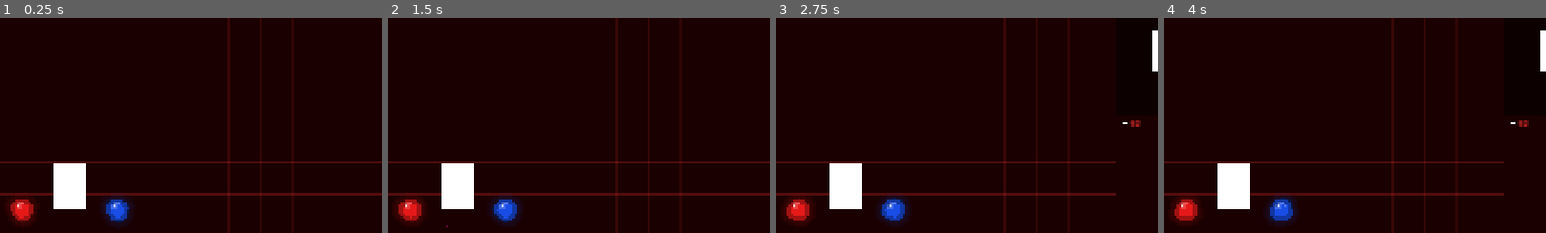
Above: before the commit, frames 1-4 (left to right).
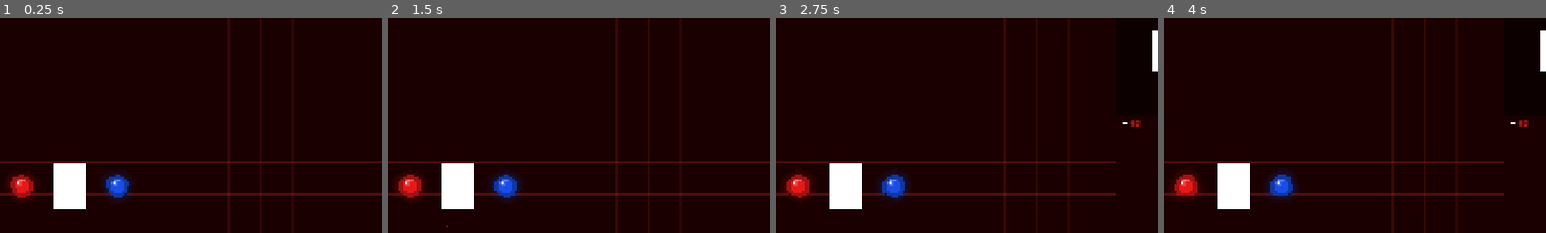
Above: after the commit, the same moments.

Repository: chalie-chariot/velmire
Game: Godot game, scene res://scenes/Main.tscn
Two runs of this game, one before a commit and one after it. Both use one fixed random seed, a clock stepped at 60 frames per second and the inputs below.
Inputs (mouse positions are % of the whole screen's width and height, from its top left):
- Up to frame 1 (0.25 s): no input
- Up to frame 2 (1.5 s): tap Enter at 0.5 s; move the mouse to (72, 45) at 0.52 s; hold Shift 0.53-1.25 s; click (72, 45) at 0.67 s; tap Space at 1.25 s; drag from (30, 55) to (45, 70) at 1.27 s
- Up to frame 3 (2.75 s): tap Enter at 2 s; move the mouse to (60, 28) at 2.02 s; tap E at 2.1 s; click (60, 28) at 2.17 s
- Up to frame 4 (4 s): tap Space at 2.75 s; drag from (45, 70) to (20, 35) at 2.77 s; tap Enter at 3.5 s; move the mouse to (80, 65) at 3.52 s; hold Shift from 3.53 s (still down); click (80, 65) at 3.67 s
The pictures show only the part of the screen within x 41-91%, y 11-61%; the shares and areas given below are measured in that part.

The runs differ from the first frame. In frame 1, 2.5% of the frame differs, in the area x 2-35%, y 72-97%; in frame 2, 2.6%; in frame 3, 2.6%, in the area x 2-35%, y 72-96%; in frame 4, 2.6%.

Commit message:
정위치

Diff:
--- a/velmire/scenes/Main.tscn
+++ b/velmire/scenes/Main.tscn
@@ -132,12 +132,8 @@
 layer = 1
 
 [node name="TopBar" type="Panel" parent="CanvasLayer"]
-layout_mode = 3
-anchors_preset = 0
-anchor_left = 0.0
-anchor_top = 0.0
-anchor_right = 0.0
-anchor_bottom = 0.0
+layout_mode = 1
+anchors_preset = 0
 offset_left = 0.0
 offset_top = 0.0
 offset_right = 1920.0
@@ -211,12 +207,8 @@
 color = Color(1, 1, 1, 1)
 
 [node name="CoffinHPBar" type="Control" parent="CanvasLayer"]
-layout_mode = 0
-anchors_preset = 0
-anchor_left = 0.0
-anchor_top = 0.0
-anchor_right = 0.0
-anchor_bottom = 0.0
+layout_mode = 1
+anchors_preset = 0
 offset_left = 360.0
 offset_top = 864.0
 offset_right = 1560.0
--- a/velmire/scripts/CoffinParticles.gd
+++ b/velmire/scripts/CoffinParticles.gd
@@ -15,7 +15,7 @@
 	# 관 위치 동기화
 	var coffin = get_tree().get_first_node_in_group("coffin")
 	if coffin:
-		_center = coffin.global_position + coffin.size / 2
+		_center = coffin.position + coffin.size / 2
 		position = _center
 
 	_spawn_timer += delta
--- a/velmire/scripts/Main.gd
+++ b/velmire/scripts/Main.gd
@@ -35,6 +35,7 @@
 var _is_game_over: bool = false
 var _shake_intensity: float = 0.0
 var _shake_duration: float = 0.0
+var _shake_offset: Vector2 = Vector2.ZERO
 var _vignette_tween: Tween
 var _node_slots: Array = [
 	{"id": "absorb", "type": "흡혈", "color": Color(0.9, 0.1, 0.1), "cost": 10},
@@ -64,7 +65,7 @@
 	add_to_group("main")
 	process_mode = Node.PROCESS_MODE_ALWAYS
 	print("Main 시작")
-	var coffin_center: Vector2 = _coffin_rect.global_position + _coffin_rect.size / 2
+	var coffin_center: Vector2 = _coffin_rect.position + _coffin_rect.size / 2
 	$EntityLayer/HeartPulse.setup(coffin_center)
 	var coffin_particles: Node2D = Node2D.new()
 	coffin_particles.set_script(preload("res://scripts/CoffinParticles.gd"))
@@ -72,8 +73,6 @@
 	$EntityLayer.add_child(coffin_particles)
 	$CanvasLayer/LeftPanel.modulate = Color(1, 1, 1, 0)
 	$CanvasLayer/RightPanel.modulate = Color(1, 1, 1, 0)
-	$CanvasLayer/LeftPanel.position = Vector2(-220, $CanvasLayer/LeftPanel.position.y)
-	$CanvasLayer/RightPanel.position = Vector2(1920, $CanvasLayer/RightPanel.position.y)
 	$CanvasLayer/LeftTab.gui_input.connect(_on_left_tab_gui_input)
 	$CanvasLayer/RightTab.gui_input.connect(_on_right_tab_gui_input)
 	$CanvasLayer/CoffinHPBar.modulate = Color(1, 1, 1, 0)
@@ -119,9 +118,10 @@
 		node.node_id = data.id
 		node.node_type = data.type
 		node.node_color = data.color
-		# 관 좌우에 배치
+		# 관 좌우에 배치 (화면 정중앙과 동일한 수직선)
+		var coffin_center: Vector2 = _coffin_rect.position + _coffin_rect.size / 2
 		var offset_x: float = -120.0 if i == 0 else 120.0
-		var pos: Vector2 = Vector2(960 + offset_x, 600)
+		var pos: Vector2 = Vector2(coffin_center.x + offset_x, coffin_center.y)
 		node.global_position = pos
 		node._slot_position = pos
 		# 그리드에 등록 + is_placed 설정 (SHIFT 시너지 연결 가능)
@@ -345,7 +345,7 @@
 		entity = blood_entity_scene.instantiate()
 
 	entity.add_to_group("blood_entities")
-	var coffin_center: Vector2 = _coffin_rect.global_position + _coffin_rect.size / 2
+	var coffin_center: Vector2 = _coffin_rect.position + _coffin_rect.size / 2
 
 	var side: int = randi() % 4
 	var pos: Vector2
@@ -372,7 +372,7 @@
 	$EntityLayer.add_child(entity)
 
 func _check_coffin_collision() -> void:
-	var coffin_rect: Rect2 = Rect2(_coffin_rect.global_position, _coffin_rect.size)
+	var coffin_rect: Rect2 = Rect2(_coffin_rect.position, _coffin_rect.size)
 	for entity in get_tree().get_nodes_in_group("blood_entities"):
 		var r: float = entity.radius if "radius" in entity else 30.0
 		var expanded: Rect2 = Rect2(
@@ -407,24 +407,27 @@
 	if _damage_tween:
 		_damage_tween.kill()
 	_damage_tween = create_tween()
+	_damage_tween.tween_interval(0.25)
 	_damage_tween.tween_property(
-		damage_bar, "offset_right", 1200.0 * ratio, 0.6
+		damage_bar, "offset_right", 1200.0 * ratio, 0.85
 	).set_ease(Tween.EASE_OUT).set_trans(Tween.TRANS_QUART)
 
 	label.text = "HP %d / %d" % [int(coffin_hp), int(coffin_max_hp)]
 
 	_fade_hp_bar(true)
 	_hp_visible = true
-	_hp_hide_timer = 1.0
+	_hp_hide_timer = 2.8
 
 func _apply_shake(delta: float) -> void:
 	if _shake_duration > 0:
 		_shake_duration -= delta
-		$EntityLayer.position = Vector2(
+		_shake_offset = Vector2(
 			randf_range(-_shake_intensity, _shake_intensity),
 			randf_range(-_shake_intensity, _shake_intensity)
 		)
+		$EntityLayer.position = _shake_offset
 	else:
+		_shake_offset = Vector2.ZERO
 		$EntityLayer.position = Vector2.ZERO
 
 func _trigger_shake() -> void:
@@ -440,7 +443,7 @@
 	_vignette_tween.tween_property(_vignette, "modulate", Color(1, 1, 1, 0), 0.4).set_ease(Tween.EASE_IN)
 
 func _trigger_shockwave(hit_pos: Vector2) -> void:
-	var coffin_center: Vector2 = _coffin_rect.global_position + _coffin_rect.size / 2
+	var coffin_center: Vector2 = _coffin_rect.position + _coffin_rect.size / 2
 
 	for i in range(12):
 		var shard: Node2D = Node2D.new()
@@ -523,7 +526,7 @@
 		0.0, 1.0, 1.5
 	).set_ease(Tween.EASE_OUT)
 
-	var coffin_center: Vector2 = _coffin_rect.global_position + _coffin_rect.size / 2
+	var coffin_center: Vector2 = _coffin_rect.position + _coffin_rect.size / 2
 
 	var label1: Label = Label.new()
 	label1.text = "...아직은 아니야"
